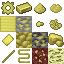
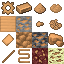
Layer changes from the first 64×64 image to the second:
hid "electrum" over 0, 1, 64, 63
added layer "constantan" (multiply) in group "mask" over 0, 1, 64, 63
